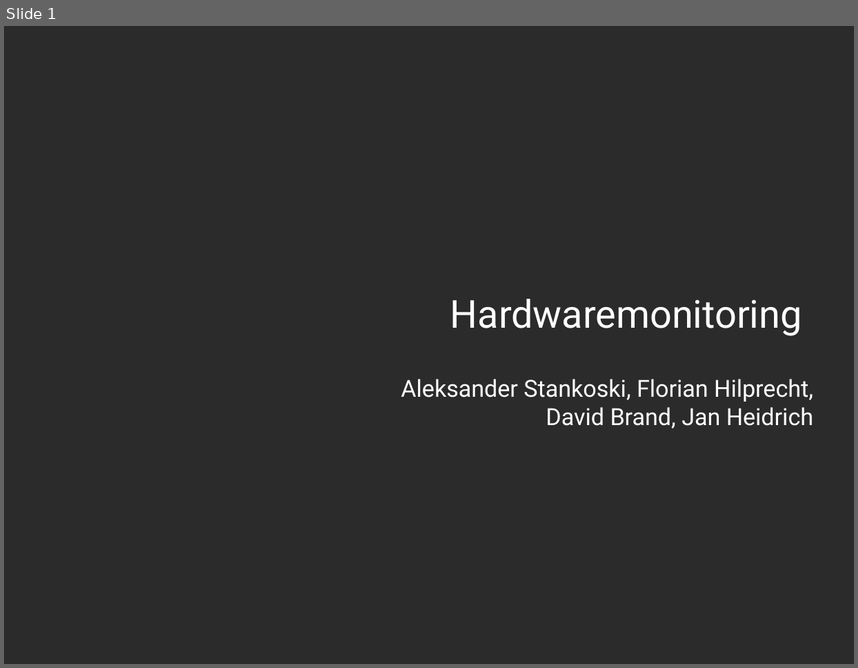
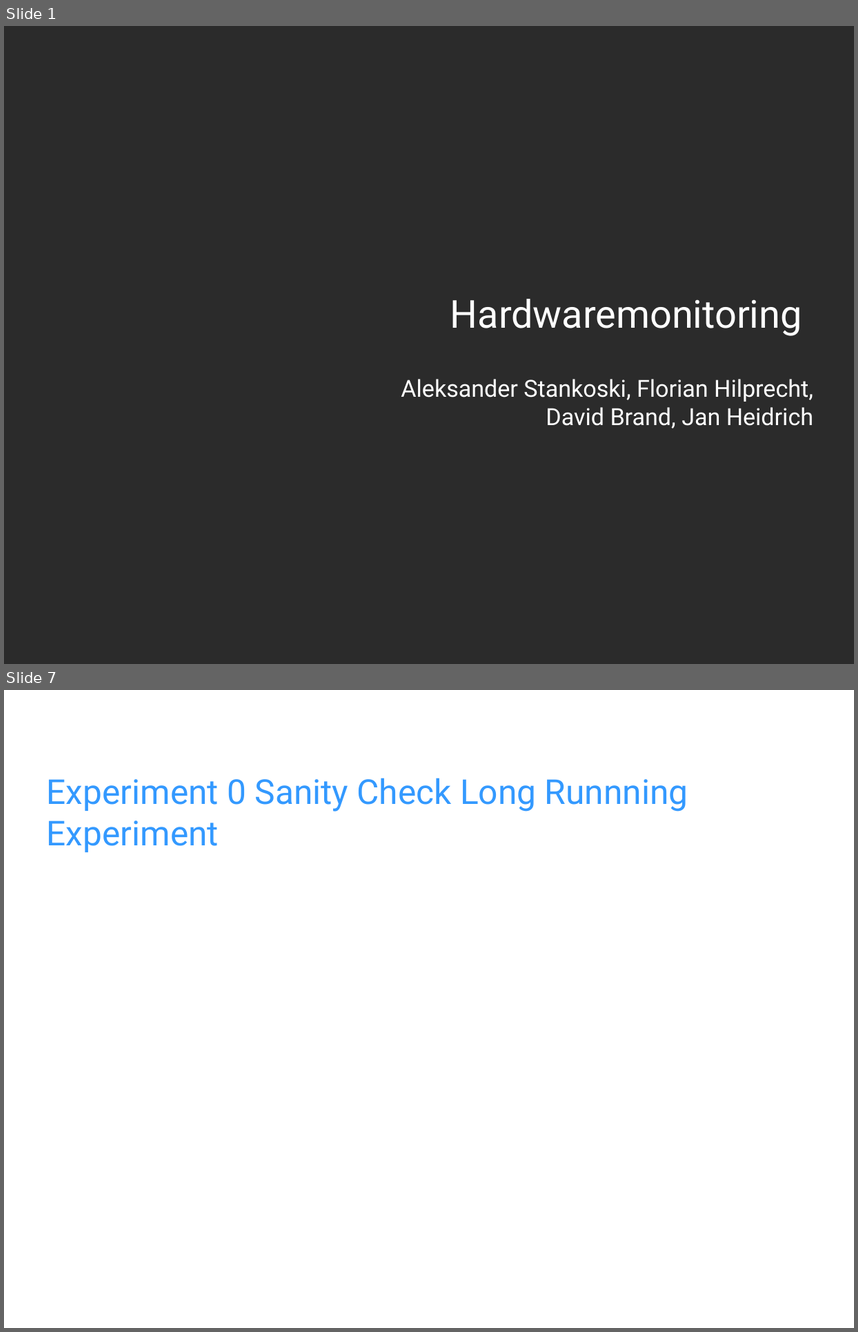
Before and after one commit to fhilprec/HardwareMonitoring, a slide deck: ProjectPresentation.odp. Shown one above the other, each under a label of ours: slide 1 before the commit, slides 1 and 7 after it; the slides between them are not shown. The pictures are 858x668 and 858x1332 pixels, drawn with LibreOffice and Linux fonts; fonts in the diff are those of the drawing; background and template pictures are left out; a plain dark background stands for a picture behind light text. Boxes give left, top, right and bottom in pixels: in the first picture for what was removed or moved away, otherwise in the second. Text is boxed around its words. In the diff, an @@ line names an element or a change of style, - is before the commit and + after.

```diff
--- a/ProjectPresentation.odp
+++ b/ProjectPresentation.odp
@@ slide 7 added at bbox=[4, 690, 854, 1328], background picture (left out) @@
@@ title added at bbox=[47, 778, 688, 852], 32 pt, text #3399FF @@
+Experiment 0 Sanity Check Long Runnning Experiment
```
Also in this commit, not shown: 5 slides changed, 4 other slides added, 3 slides removed.
